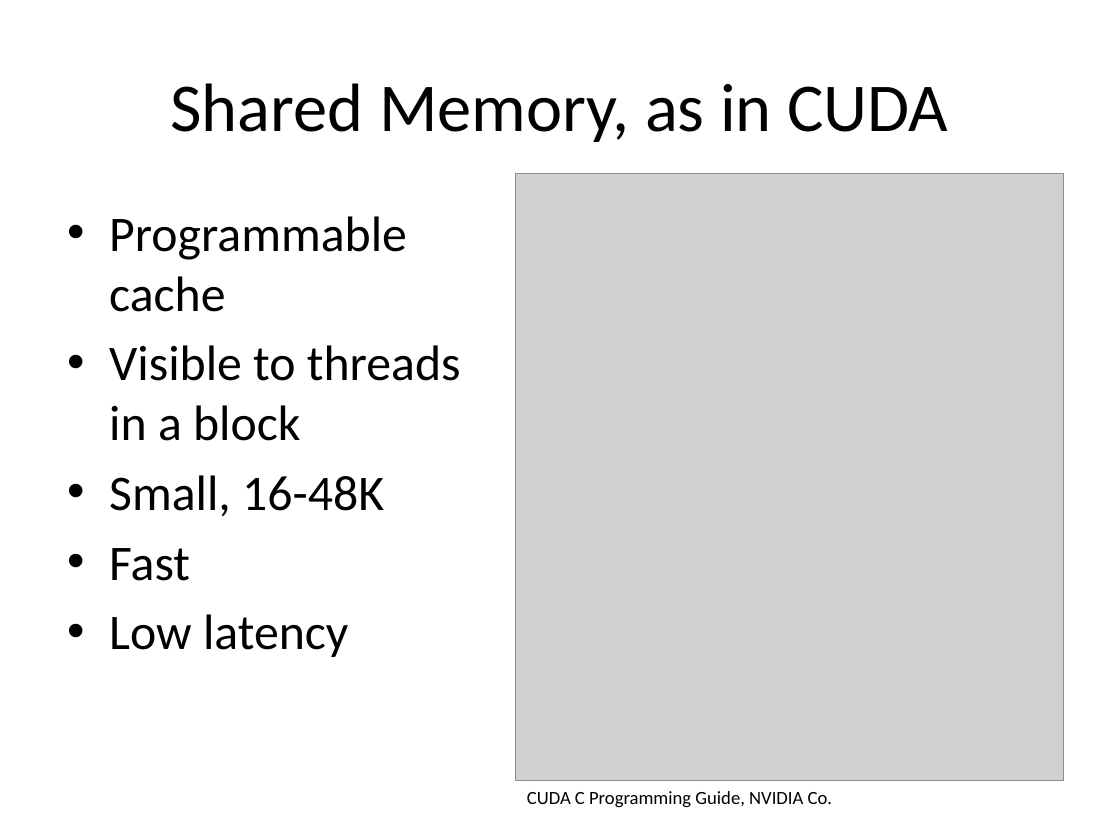
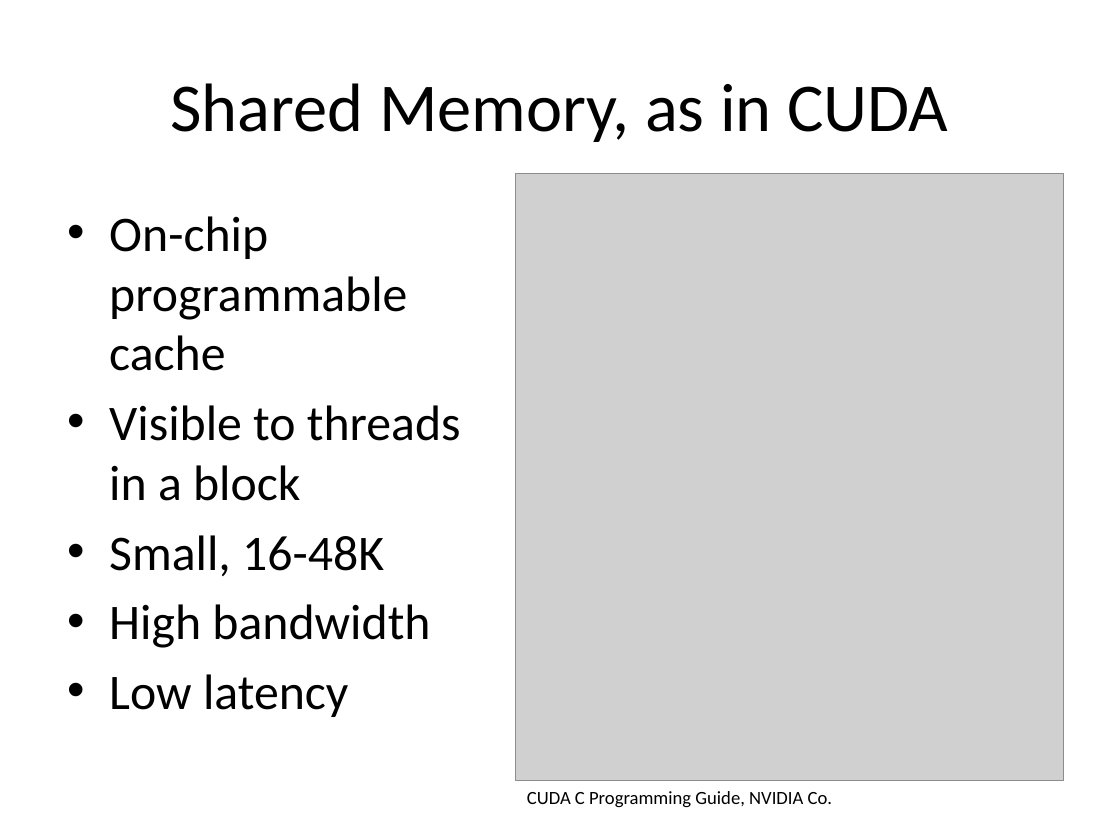
Before and after one commit to sellitforcache/cuda_tut, a slide deck: slide 11 of cuda_tut.pptx. Drawn at 1120x840 pixels with LibreOffice and Linux fonts; fonts in the diff are those of the drawing; grey boxes stand for pictures. Boxes give left, top, right and bottom in pixels: in the first picture for what was removed or moved away, otherwise in the second. Text is boxed around its words. In the diff, an @@ line names an element or a change of style, - is before the commit and + after.

Commit message:
revised presentation

```diff
--- a/cuda_tut.pptx
+++ b/cuda_tut.pptx
@@ text at (109, 216, 407, 371): text changed @@
-• Programmable cache
+• On-chip programmable cache
@@ text at (109, 604, 430, 648): text changed @@
-• Fast
+• High bandwidth
```
